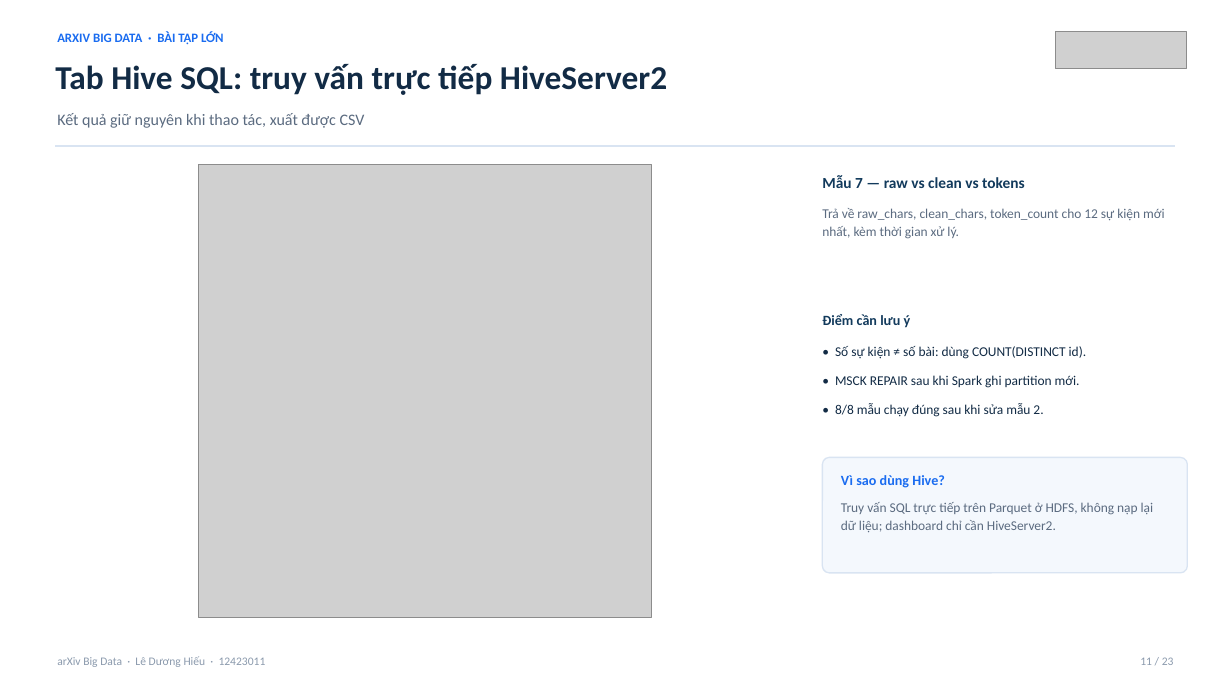
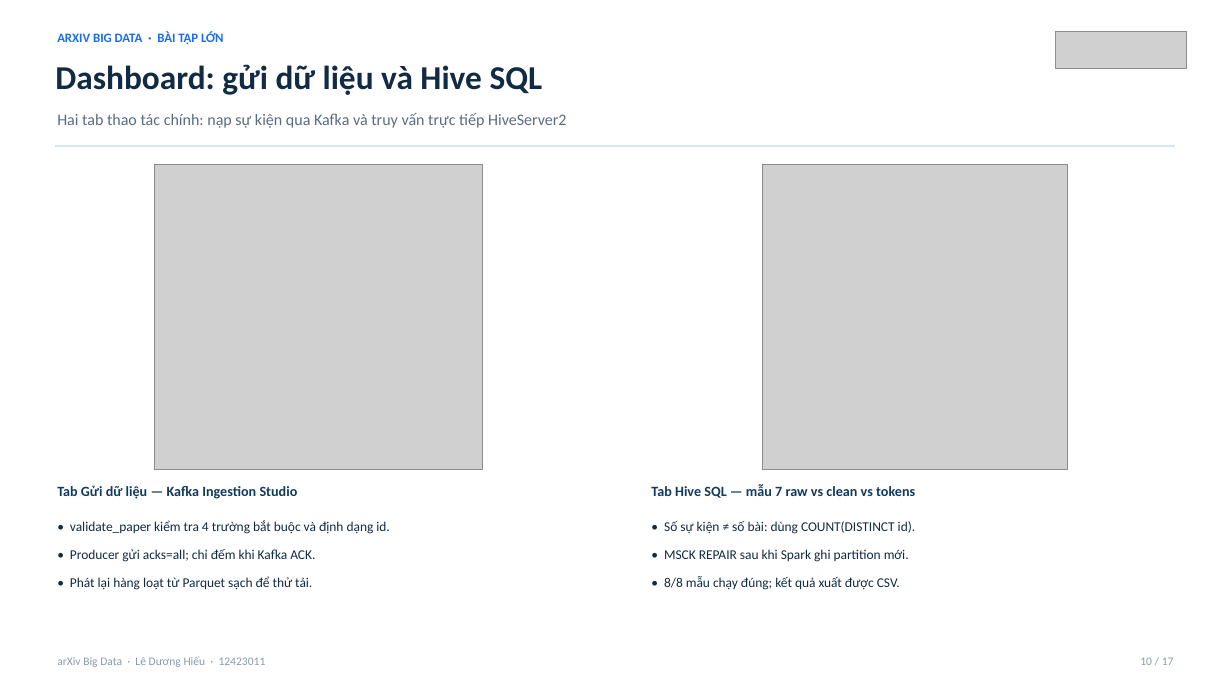
Before and after one commit to LDH-LeHieu18012005/arXiv-Big-Data-Platform, a slide deck: slide 10 of Slide Thuyết trình Xử lý Dữ liệu lớn - Lê Dương Hiếu.pptx (slide 11 before the commit). Drawn at 1232x693 pixels with LibreOffice and Linux fonts; fonts in the diff are those of the drawing; grey boxes stand for pictures. Boxes give left, top, right and bottom in pixels: in the first picture for what was removed or moved away, otherwise in the second. Text is boxed around its words. In the diff, an @@ line names an element or a change of style, - is before the commit and + after.

```diff
--- a/Slide Thuyết trình Xử lý Dữ liệu lớn - Lê Dương Hiếu.pptx
+++ b/Slide Thuyết trình Xử lý Dữ liệu lớn - Lê Dương Hiếu.pptx
@@ text at [55, 64, 543, 95]: text changed @@
-Tab Hive SQL: truy vấn trực tiếp HiveServer2
+Dashboard: gửi dữ liệu và Hive SQL
@@ text at [57, 113, 566, 128]: text changed @@
-Kết quả giữ nguyên khi thao tác, xuất được CSV
+Hai tab thao tác chính: nạp sự kiện qua Kafka và truy vấn trực tiếp HiveServer2
@@ picture added at [154, 165, 482, 470] @@
@@ picture: place and size @@
-picture at [199, 165, 652, 617]
+picture at [762, 165, 1067, 470]
@@ text removed at [822, 208, 1165, 239] @@
-Trả về raw_chars, clean_chars, token_count cho 12 sự kiện mới nhất, kèm thời gian xử lý.
@@ text removed at [822, 314, 911, 328] @@
-Điểm cần lưu ý
@@ rounded rectangle removed at [823, 457, 1188, 573] @@
@@ text removed at [841, 475, 945, 488] @@
-Vì sao dùng Hive?
@@ text added at [57, 485, 298, 499], 11 pt, text #123A5C, bold @@
+Tab Gửi dữ liệu — Kafka Ingestion Studio
@@ text at [651, 484, 915, 498]: text changed; size 12 to 11 pt @@
-Mẫu 7 — raw vs clean vs tokens
+Tab Hive SQL — mẫu 7 raw vs clean vs tokens
@@ text removed at [841, 502, 1154, 532] @@
-Truy vấn SQL trực tiếp trên Parquet ở HDFS, không nạp lại dữ liệu; dashboard chỉ cần HiveServer2.
@@ text added at [70, 520, 389, 590], 10.5 pt, text #122B45 @@
+• validate_paper kiểm tra 4 trường bắt buộc và định dạng id.
+• Producer gửi acks=all; chỉ đếm khi Kafka ACK.
+• Phát lại hàng loạt từ Parquet sạch để thử tải.
@@ text "• Số sự kiện ≠ ...": place and size @@
-text "• Số sự kiện ≠ ..." at [835, 346, 1087, 417]
+text "• Số sự kiện ≠ ..." at [664, 521, 916, 590]
@@ text at [664, 521, 916, 562]: less space between paragraphs @@
@@ text at [664, 576, 900, 590]: text changed @@
-• 8/8 mẫu chạy đúng sau khi sửa mẫu 2.
+• 8/8 mẫu chạy đúng; kết quả xuất được CSV.
@@ text at [1140, 657, 1174, 665]: text changed @@
-11 / 23
+10 / 17
```
Also in this commit, not shown: 14 other slides changed, 2 slides added, 8 slides removed, 47 other files.
